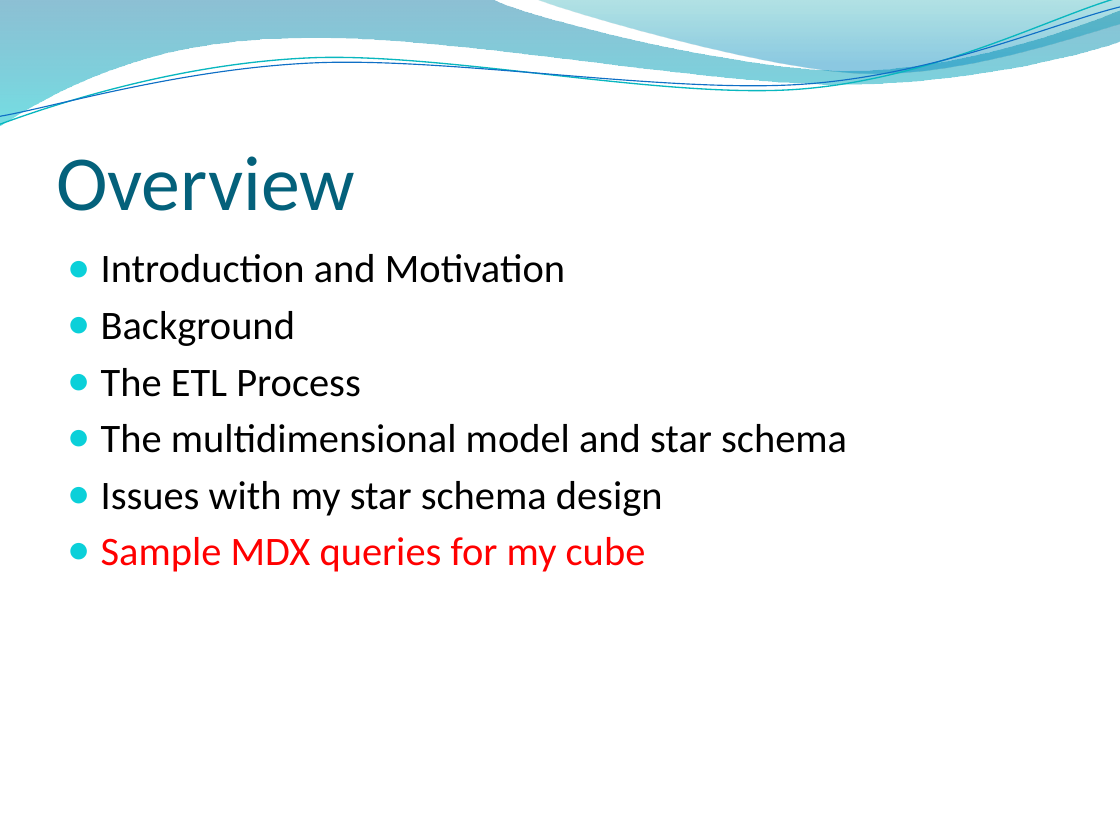
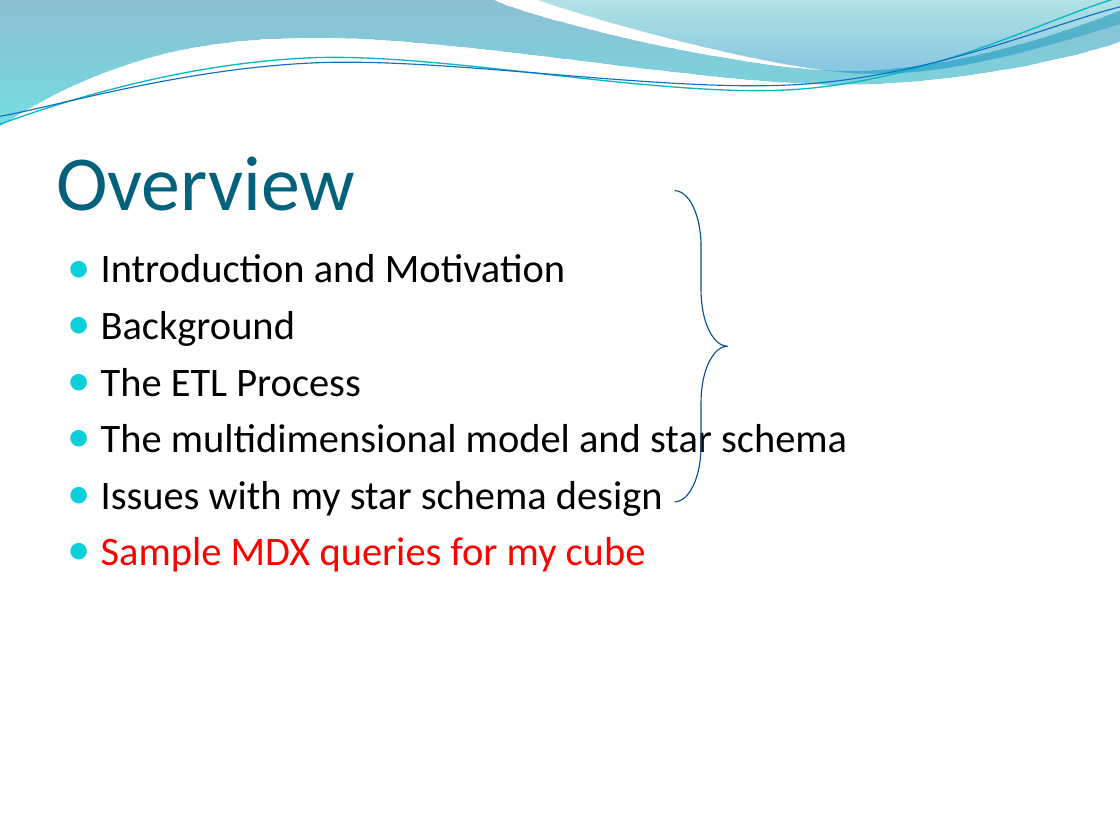
Before and after one commit to edvelezg/unb-dw, a slide deck: slide 26 of project/Presentation/Datawarehousing.pptm. Drawn at 1120x840 pixels with LibreOffice and Linux fonts; fonts in the diff are those of the drawing; background and template pictures are left out. Boxes give left, top, right and bottom in pixels: in the first picture for what was removed or moved away, otherwise in the second. Text is boxed around its words. In the diff, an @@ line names an element or a change of style, - is before the commit and + after.

```diff
--- a/project/Presentation/Datawarehousing.pptm
+++ b/project/Presentation/Datawarehousing.pptm
@@ right brace added at box(674, 190, 727, 502), outline #095295 0.75 pt @@
```
Also in this commit, not shown: 1 other slide changed, 1 slide added.
